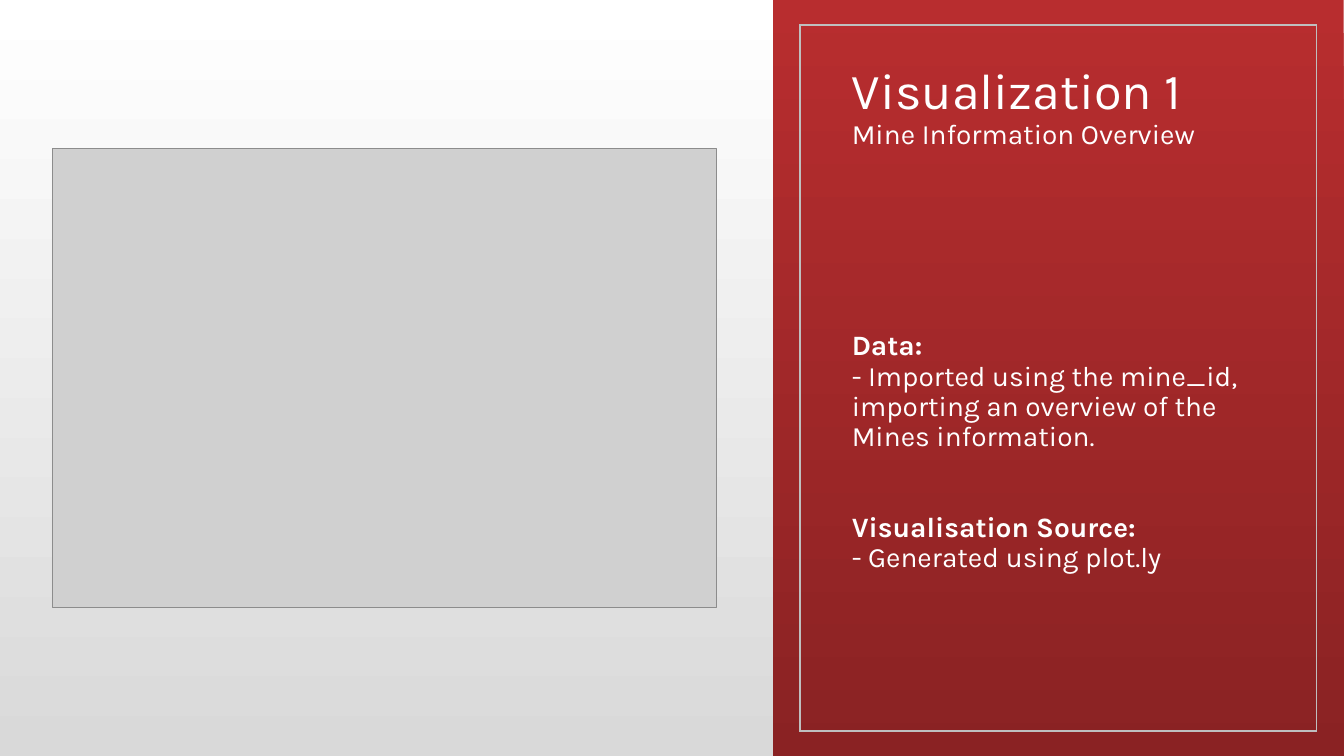
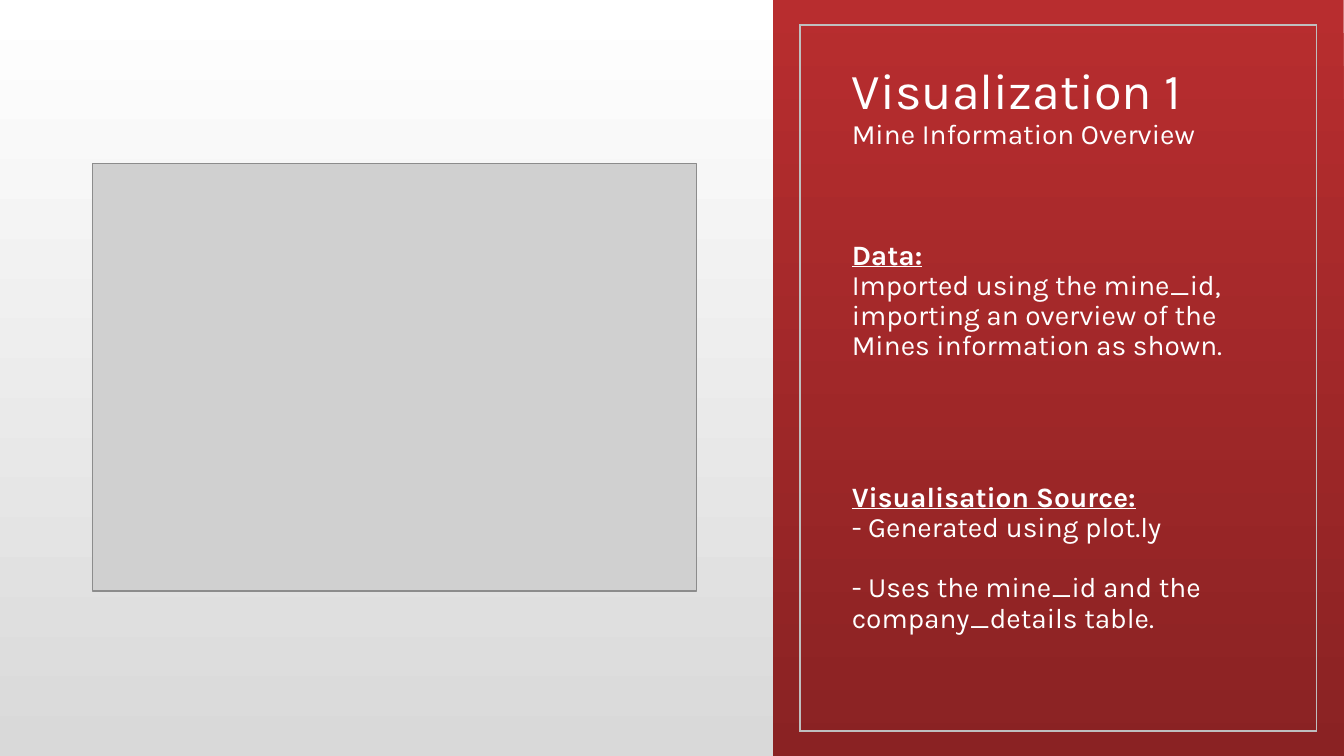
Before and after one commit to granttowers/Project_2, a slide deck: slide 7 of Project 2.pptx (slide 6 before the commit). Drawn at 1344x756 pixels with LibreOffice and Linux fonts; fonts in the diff are those of the drawing; grey boxes stand for pictures. Boxes give left, top, right and bottom in pixels: in the first picture for what was removed or moved away, otherwise in the second. Text is boxed around its words. In the diff, an @@ line names an element or a change of style, - is before the commit and + after.

```diff
--- a/Project 2.pptx
+++ b/Project 2.pptx
@@ title at [852,74,1222,635]: text changed @@
-Visualization 1
-Mine Information Overview
-Data:
-- Imported using the mine_id, importing an overview of the Mines information.
-Visualisation Source:
-- Generated using plot.ly
+Visualization 1
+Mine Information Overview
+Data:
+Imported using the mine_id, importing an overview of the Mines information as shown.
+Visualisation Source:
+- Generated using plot.ly
+- Uses the mine_id and the company_details table.
@@ picture: place and size @@
-picture at [52,148,716,607]
+picture at [93,163,697,591]
```
Also in this commit, not shown: 2 other slides changed, 4 slides added, 3 slides removed.
